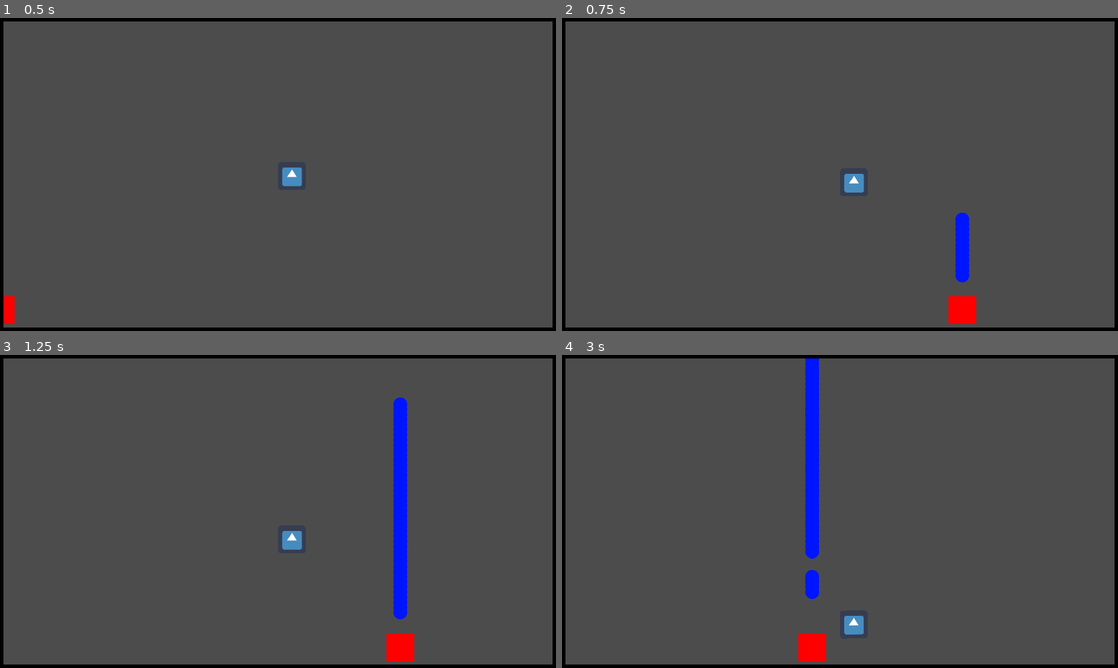
Above: before the commit, frames 1-4 (two rows, left to right).
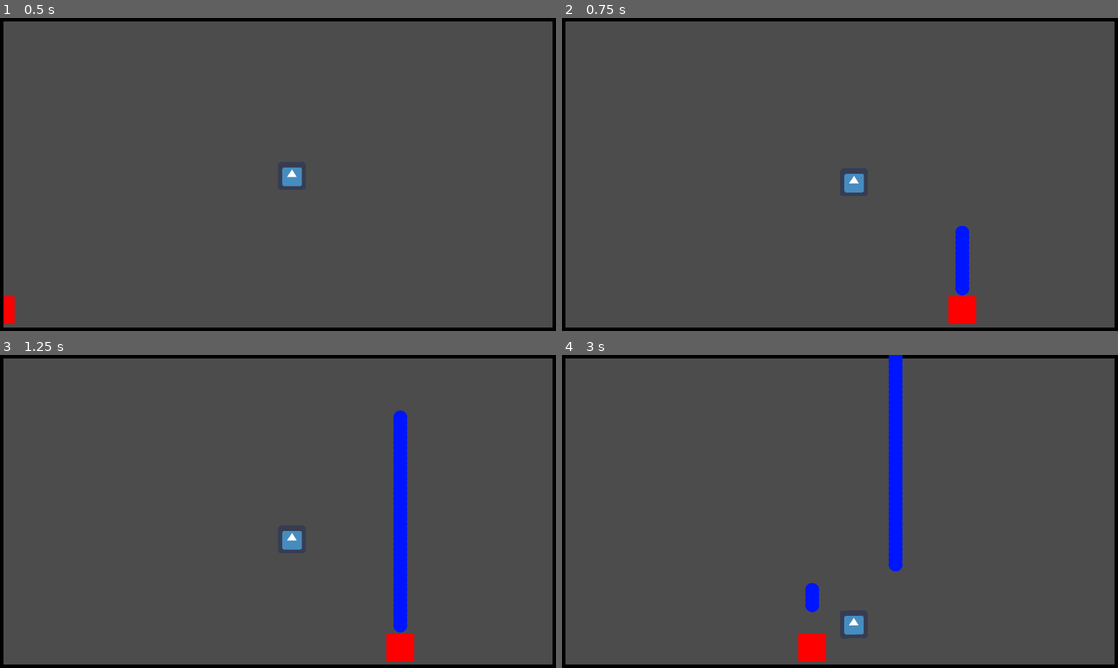
Above: after the commit, the same moments.

Repository: djalexkidd/ping-blast
Game: Godot game, scene res://scenes/Game.tscn
The game is run twice, just before and just after one commit, with the same random seed, the same clock (stepped at 60 frames per second) and the same inputs. The engine's default icon, where the game draws it, is replaced by a stand-in: a white triangle on a blue panel in a dark square.
Inputs (mouse positions are in pixels of both pictures, inside the frame that each line leads up to):
- Up to frame 1 (0.5 s): no input
- Up to frame 2 (0.75 s): move the mouse to (962, 158) at 0.52 s; press the mouse at (962, 158) at 0.53 s
- Up to frame 3 (1.25 s): no input
- Up to frame 4 (3 s): move the mouse to (728, 527) at 1.27 s; release the mouse at (728, 527) at 1.28 s; click (728, 527) at 1.35 s; move the mouse to (895, 442) at 2.02 s; press the mouse at (895, 442) at 2.03 s; move the mouse to (812, 574) at 2.77 s; release the mouse at (812, 574) at 2.78 s; click (812, 574) at 2.85 s

Frame 1 is identical in both runs. In frame 2, 0.2% of the frame differs, in the area x 70-74%, y 62-89%; in frame 3, 0.3%; in frame 4, 3.5%, in the area x 43-62%, y 0-83%.

Commit message:
Correction bug

Diff:
--- a/scenes/Ball.tscn
+++ b/scenes/Ball.tscn
@@ -6,9 +6,6 @@
 bounce = 1.0
 
 [sub_resource type="RectangleShape2D" id=2]
-extents = Vector2( 32, 32 )
-
-[sub_resource type="RectangleShape2D" id=3]
 extents = Vector2( 32, 32 )
 
 [node name="Ball" type="RigidBody2D"]
@@ -21,12 +18,3 @@
 
 [node name="CollisionShape2D" type="CollisionShape2D" parent="."]
 shape = SubResource( 2 )
-
-[node name="Area2D" type="Area2D" parent="."]
-collision_layer = 0
-collision_mask = 2
-
-[node name="CollisionShape2D" type="CollisionShape2D" parent="Area2D"]
-shape = SubResource( 3 )
-
-[connection signal="body_entered" from="Area2D" to="." method="_on_Area2D_body_entered"]
--- a/scenes/Game.tscn
+++ b/scenes/Game.tscn
@@ -1,23 +1,25 @@
-[gd_scene load_steps=4 format=2]
+[gd_scene load_steps=5 format=2]
 
 [ext_resource path="res://scenes/Player.tscn" type="PackedScene" id=1]
 [ext_resource path="res://scenes/Ball.tscn" type="PackedScene" id=2]
+[ext_resource path="res://scripts/Game.gd" type="Script" id=5]
 
 [sub_resource type="RectangleShape2D" id=1]
 extents = Vector2( 664, 24 )
 
 [node name="Game" type="Node2D"]
+script = ExtResource( 5 )
 
 [node name="Player" parent="." instance=ExtResource( 1 )]
 position = Vector2( 160, 672 )
 
 [node name="Ball" parent="." instance=ExtResource( 2 )]
 position = Vector2( 672, 352 )
-script = null
 
-[node name="StaticBody2D" type="StaticBody2D" parent="."]
+[node name="Floor" type="StaticBody2D" parent="."]
+collision_mask = 4
 
-[node name="ColorRect" type="ColorRect" parent="StaticBody2D"]
+[node name="ColorRect" type="ColorRect" parent="Floor"]
 margin_left = -24.0
 margin_top = 712.0
 margin_right = 1304.0
@@ -27,7 +29,7 @@
 "_edit_use_anchors_": false
 }
 
-[node name="ColorRect2" type="ColorRect" parent="StaticBody2D"]
+[node name="ColorRect2" type="ColorRect" parent="Floor"]
 margin_left = 1320.0
 margin_top = -568.0
 margin_right = 2648.0
@@ -38,16 +40,16 @@
 "_edit_use_anchors_": false
 }
 
-[node name="CollisionShape2D" type="CollisionShape2D" parent="StaticBody2D"]
+[node name="CollisionShape2D" type="CollisionShape2D" parent="Floor"]
 position = Vector2( 640, 736 )
 shape = SubResource( 1 )
 
-[node name="CollisionShape2D2" type="CollisionShape2D" parent="StaticBody2D"]
+[node name="CollisionShape2D2" type="CollisionShape2D" parent="Floor"]
 position = Vector2( 1296, 96 )
 rotation = 1.5708
 shape = SubResource( 1 )
 
-[node name="ColorRect3" type="ColorRect" parent="StaticBody2D"]
+[node name="ColorRect3" type="ColorRect" parent="Floor"]
 margin_left = 8.00006
 margin_top = -568.0
 margin_right = 1336.0
@@ -58,12 +60,12 @@
 "_edit_use_anchors_": false
 }
 
-[node name="CollisionShape2D3" type="CollisionShape2D" parent="StaticBody2D"]
+[node name="CollisionShape2D3" type="CollisionShape2D" parent="Floor"]
 position = Vector2( -15.9999, 96 )
 rotation = 1.5708
 shape = SubResource( 1 )
 
-[node name="ColorRect4" type="ColorRect" parent="StaticBody2D"]
+[node name="ColorRect4" type="ColorRect" parent="Floor"]
 margin_left = -40.0
 margin_top = -40.0
 margin_right = 1288.0
@@ -73,6 +75,6 @@
 "_edit_use_anchors_": false
 }
 
-[node name="CollisionShape2D4" type="CollisionShape2D" parent="StaticBody2D"]
+[node name="CollisionShape2D4" type="CollisionShape2D" parent="Floor"]
 position = Vector2( 624, -16 )
 shape = SubResource( 1 )
--- /dev/null
+++ b/scripts/Ball.gd
@@ -0,0 +1,12 @@
+extends Area2D
+
+const DEFAULT_SPEED = 100
+
+var _speed = DEFAULT_SPEED
+var direction = Vector2.LEFT
+
+onready var _initial_pos = position
+
+func _process(delta):
+	_speed += delta * 2
+	position += _speed * delta * direction
--- a/scripts/Bullet.gd
+++ b/scripts/Bullet.gd
@@ -3,6 +3,9 @@
 const speed = 700 #Vitesse
 var velocity = Vector2()
 
+func _ready():
+	set_position(get_node("/root/Game/Player").get_position() - Vector2(0, 50))
+
 func _physics_process(delta):
 	velocity.y = -speed #La balle se déplace vers le haut
 	velocity = move_and_slide(velocity)
--- /dev/null
+++ b/scripts/Game.gd
@@ -0,0 +1,8 @@
+extends Node2D
+
+var bullet_ressource = preload("res://scenes/Bullet.tscn")
+
+func _physics_process(delta):
+	if Input.is_action_pressed("click"): #Quand le clic gauche est appuyé
+		var bullet = bullet_ressource.instance() #Instance en tant que noeud
+		add_child(bullet) #L'ajoute dans la scène
--- a/scripts/Player.gd
+++ b/scripts/Player.gd
@@ -1,9 +1,4 @@
 extends KinematicBody2D
-
-var bullet_ressource = preload("res://scenes/Bullet.tscn")
 
 func _physics_process(delta):
 	position.x = get_viewport().get_mouse_position().x #Suit le mouvement de la souris sur l'axe X
-	if Input.is_action_pressed("click"): #Quand le clic gauche est appuyé
-		var bullet = bullet_ressource.instance() #Instance en tant que noeud enfant du vaisseau
-		add_child(bullet) #L'ajoute dans la scène
Not shown: 1 places in scenes/Ball.tscn that only renumber resources
